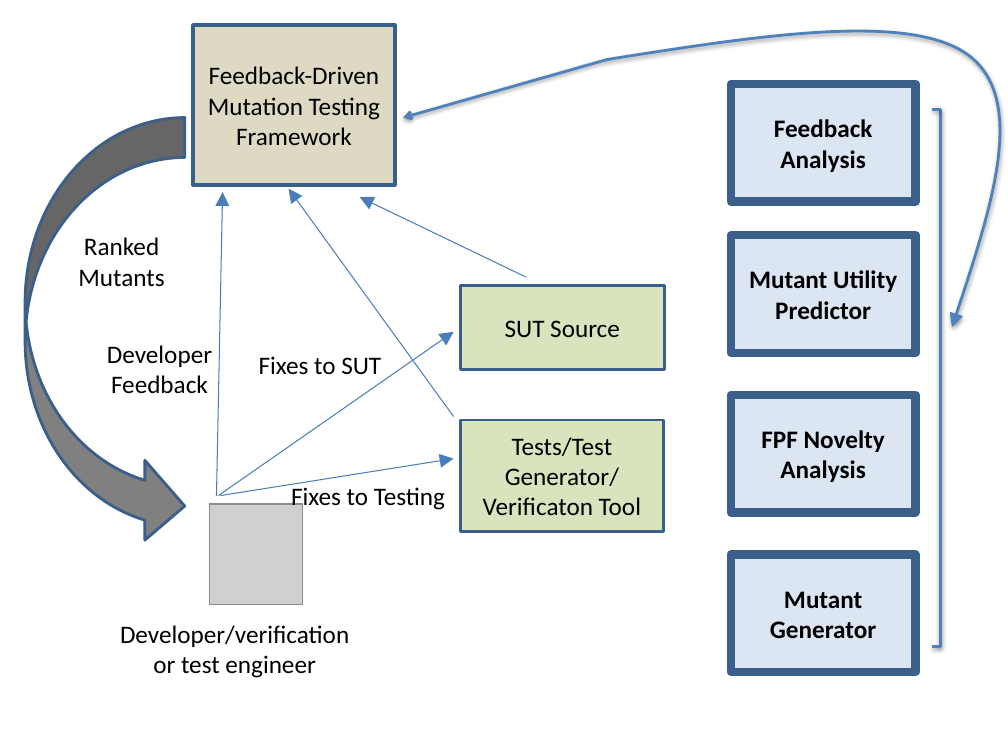
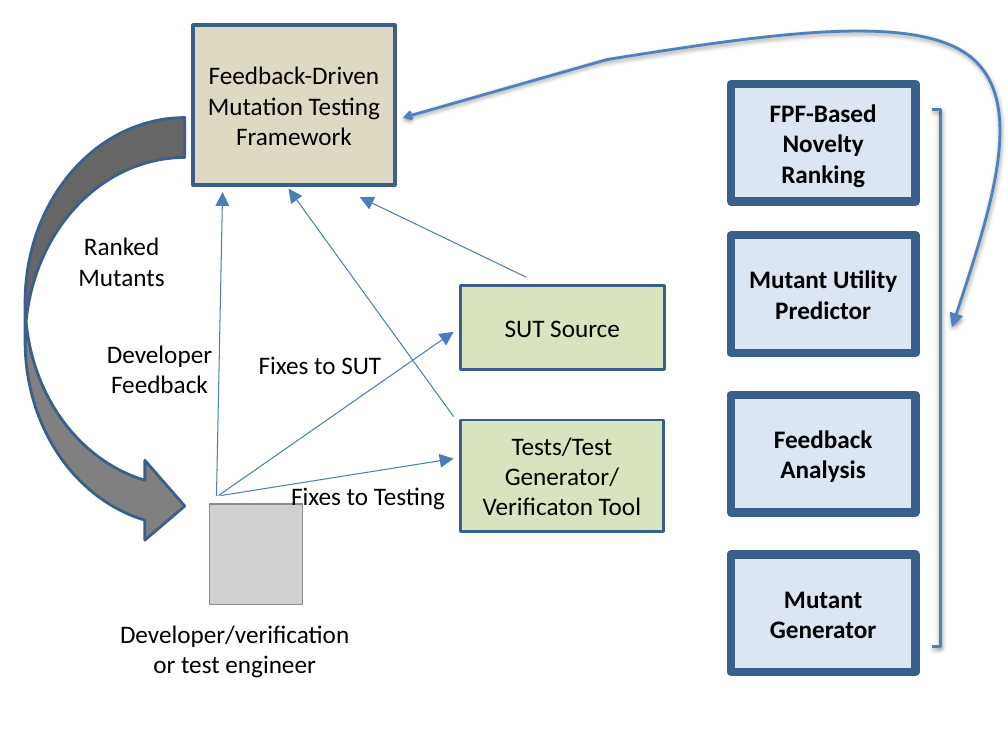
Before and after one commit to agroce/mutantsnsfsmall, a slide deck: slide 1 of TestFlow.pptx. Drawn at 1008x756 pixels with LibreOffice and Linux fonts; fonts in the diff are those of the drawing; grey boxes stand for pictures. Boxes give left, top, right and bottom in pixels: in the first picture for what was removed or moved away, otherwise in the second. Text is boxed around its words. In the diff, an @@ line names an element or a change of style, - is before the commit and + after.

```diff
--- a/TestFlow.pptx
+++ b/TestFlow.pptx
@@ text in rectangle at <box>770,104,877,188</box>: text changed @@
-Feedback Analysis
+FPF-Based Novelty Ranking
@@ text in rectangle at <box>774,430,873,482</box>: text changed @@
-FPF Novelty Analysis
+Feedback Analysis
```
Also in this commit, not shown: 4 other files.
